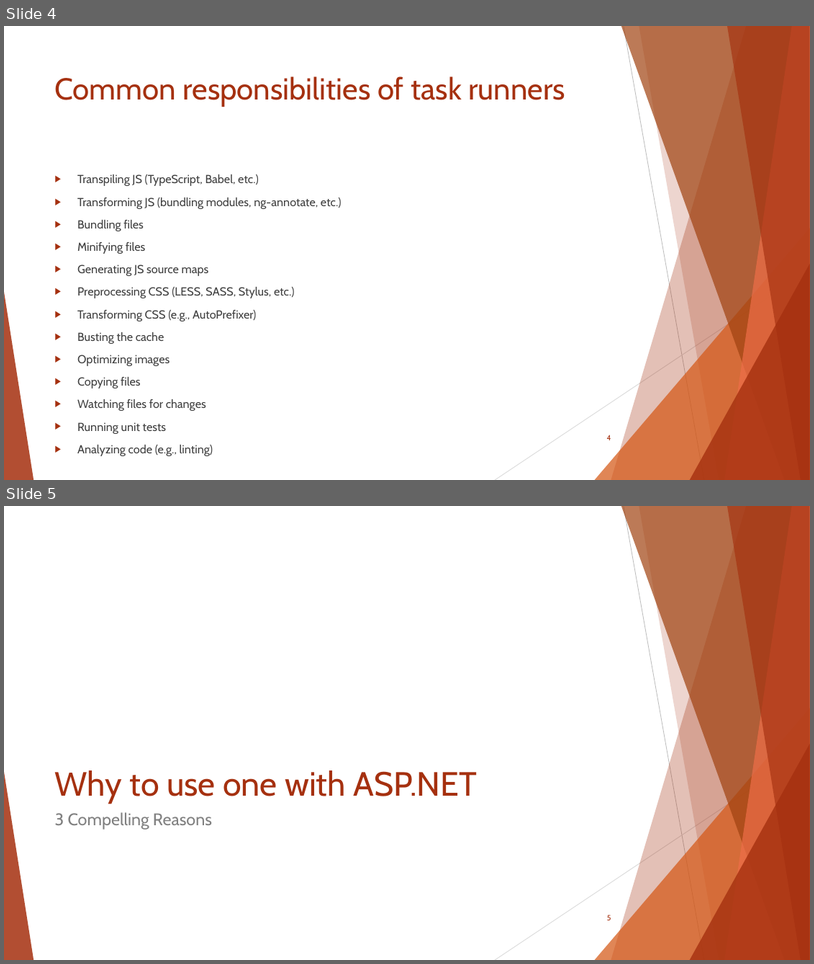
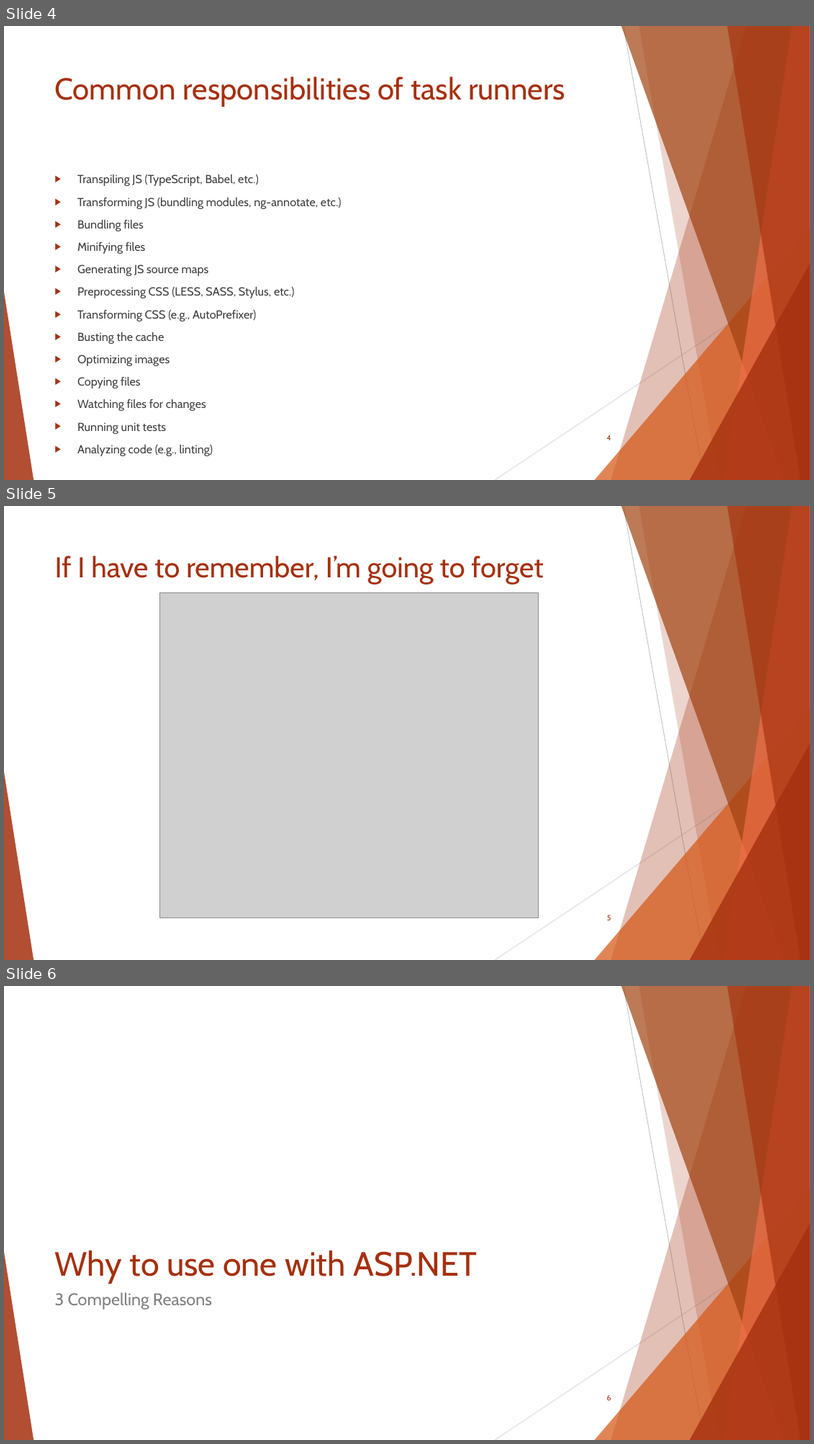
Before and after one commit to scottaddie/slide-decks, a slide deck: JavaScript Task Runners for the ASP.NET Developer.pptx. Shown one above the other, each under a label of ours: slides 4 and 5 before the commit, slides 4, 5 and 6 after it. The pictures are 814x964 and 814x1444 pixels, drawn with LibreOffice and Linux fonts; fonts in the diff are those of the drawing; grey boxes stand for pictures. Boxes give left, top, right and bottom in pixels: in the first picture for what was removed or moved away, otherwise in the second. Text is boxed around its words. In the diff, an @@ line names an element or a change of style, - is before the commit and + after.

```diff
--- a/JavaScript Task Runners for the ASP.NET Developer.pptx
+++ b/JavaScript Task Runners for the ASP.NET Developer.pptx
@@ slide 5 added at [4,506,810,960], background #FFFFFF; not listed: 10 template elements that a slide beside it also shows @@
@@ title added at [55,556,543,584], 34 pt, text #A5300F @@
+If I have to remember, I’m going to forget
@@ picture added at [160,592,539,918] @@
@@ page number added at [607,914,612,920], 9 pt, text #A5300F @@
+5
@@ what was slide 5 is now slide 6 @@
```
Also in this commit, not shown: 4 slides changed.
